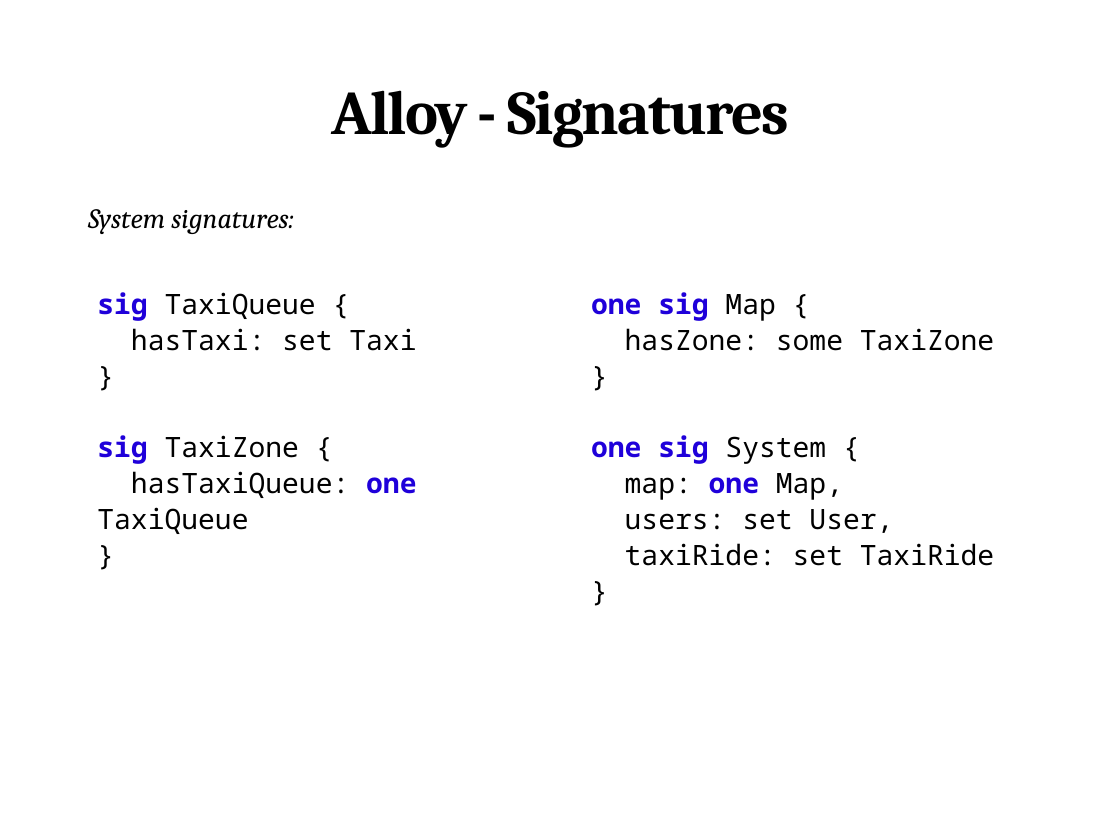
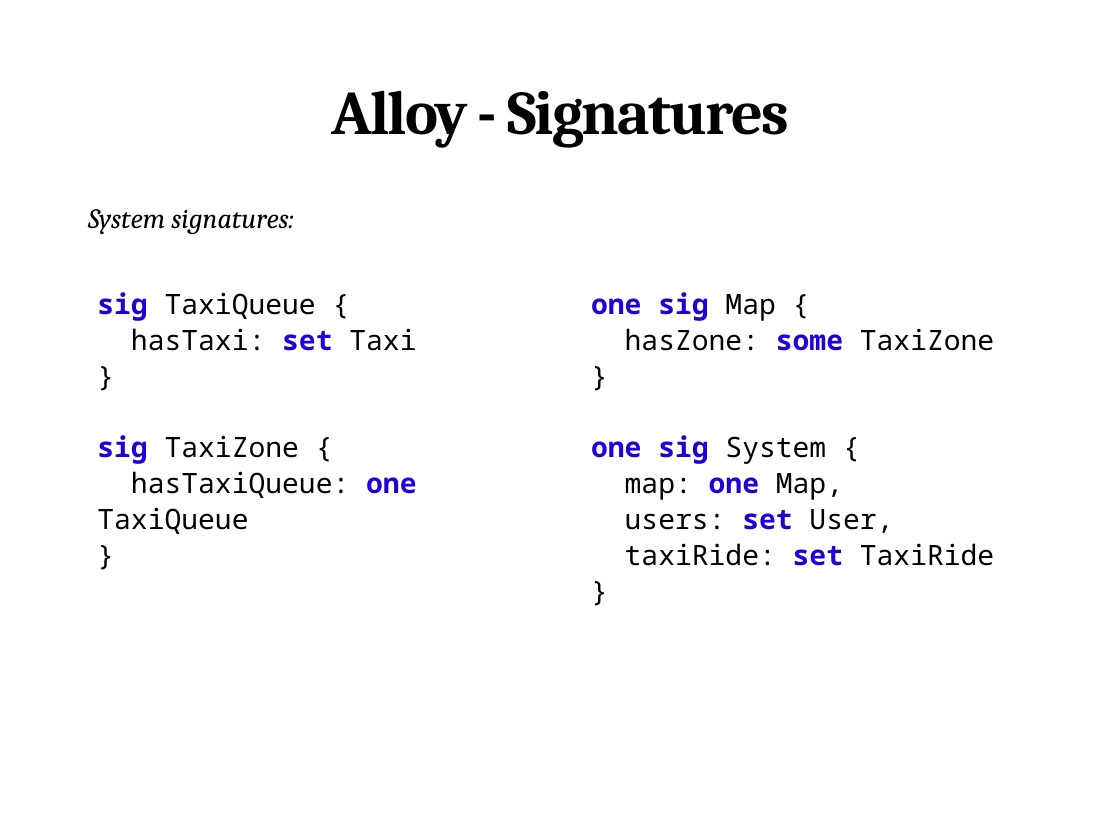
Before and after one commit to MarcoRomani/myTaxyService-SE2-PozziRomani, a slide deck: slide 49 of OtherStuff/Presentation/Final presentation 4_3.pptx. Drawn at 1120x840 pixels with LibreOffice and Linux fonts; fonts in the diff are those of the drawing. Boxes give left, top, right and bottom in pixels: in the first picture for what was removed or moved away, otherwise in the second. Text is boxed around its words. In the diff, an @@ line names an element or a change of style, - is before the commit and + after.

```diff
--- a/OtherStuff/Presentation/Final presentation 4_3.pptx
+++ b/OtherStuff/Presentation/Final presentation 4_3.pptx
@@ text at <box>131,328,994,566</box>: text colour #000000 to #1F00DA, bold on in "set", "some", "set", "set" @@
```
Also in this commit, not shown: 4 other slides changed, 1 other file.
